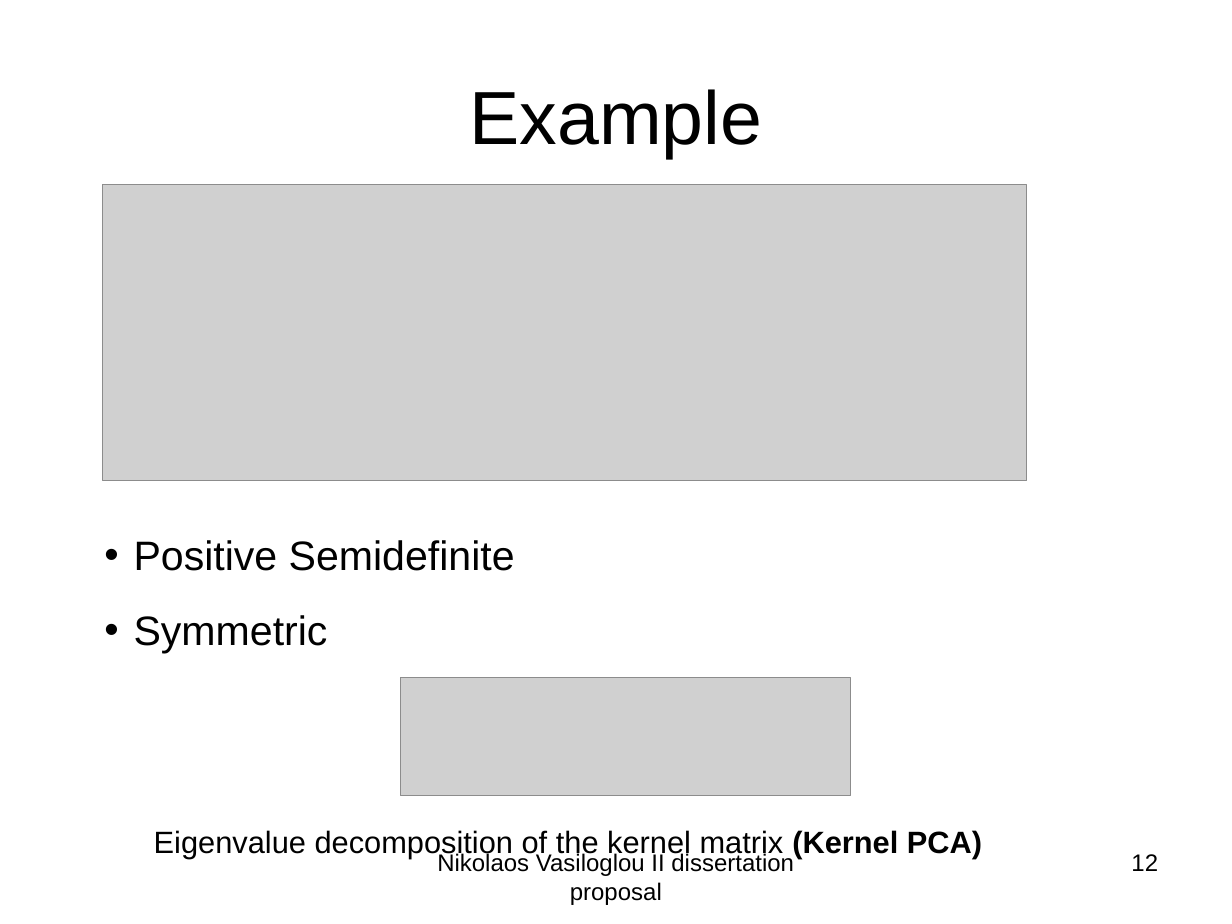
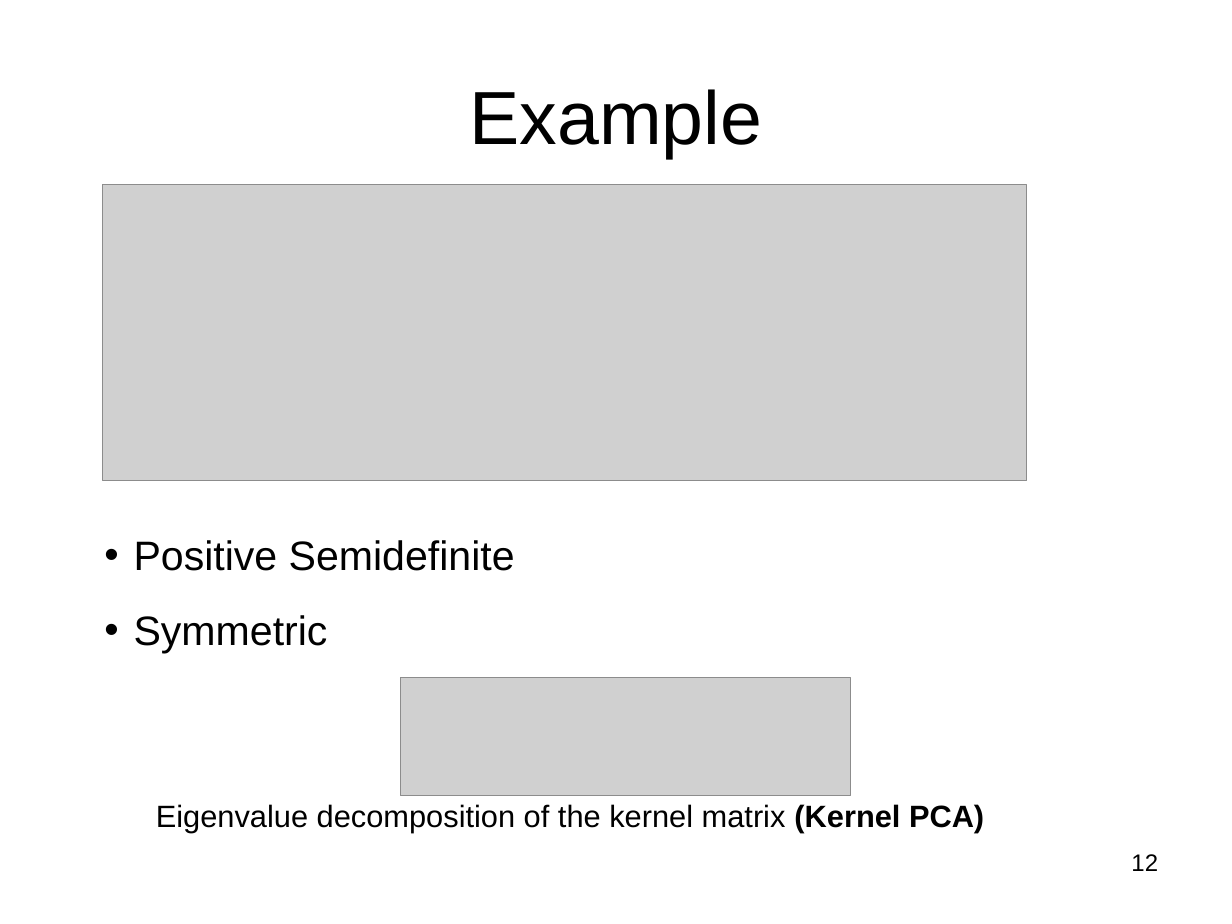
Before and after one commit to subailong/mlpack, a slide deck: slide 12 of fastlib/u/nvasil/docs/proposal/proposal.ppt. Drawn at 1232x924 pixels with LibreOffice and Linux fonts; fonts in the diff are those of the drawing; grey boxes stand for pictures. Boxes give left, top, right and bottom in pixels: in the first picture for what was removed or moved away, otherwise in the second. Text is boxed around its words. In the diff, an @@ line names an element or a change of style, - is before the commit and + after.

```diff
--- a/fastlib/u/nvasil/docs/proposal/proposal.ppt
+++ b/fastlib/u/nvasil/docs/proposal/proposal.ppt
@@ text "Eigenvalue decomposition of the kernel ...": place and size @@
-text "Eigenvalue decomposition of the kernel ..." at bbox=[154, 830, 982, 858]
+text "Eigenvalue decomposition of the kernel ..." at bbox=[156, 804, 984, 833]
@@ text removed at bbox=[437, 852, 794, 905] @@
-Nikolaos Vasiloglou II dissertation proposal
```
Also in this commit, not shown: 50 other slides changed, 2 slides added.
